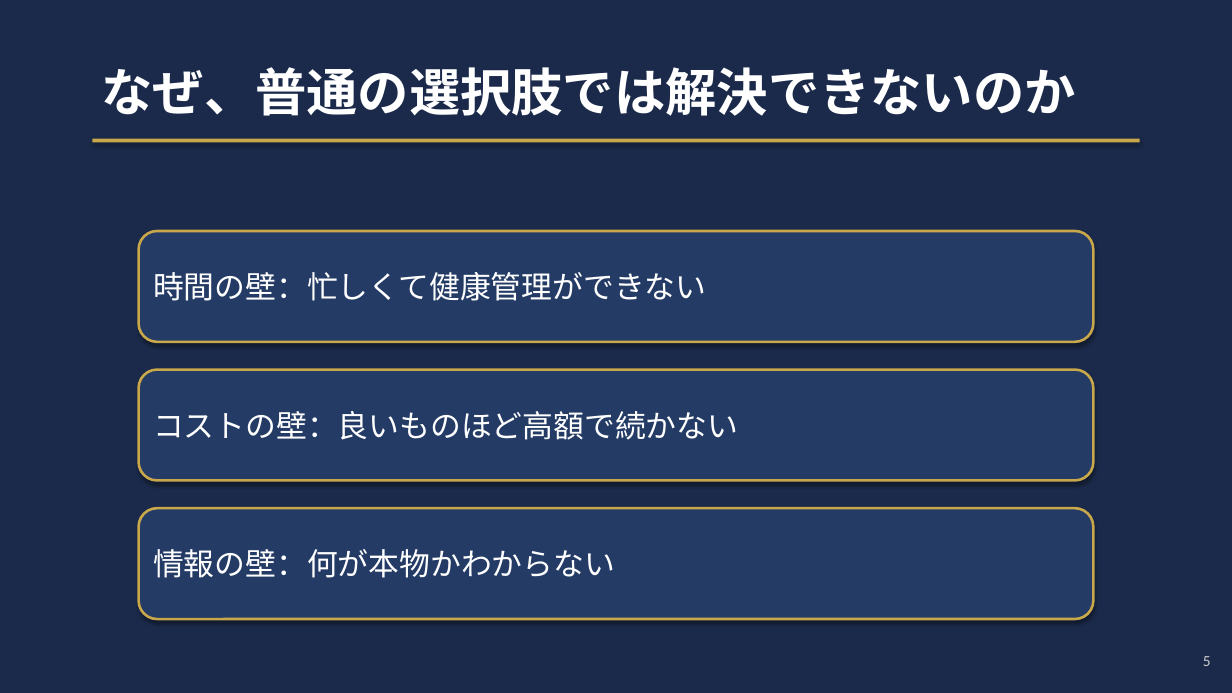
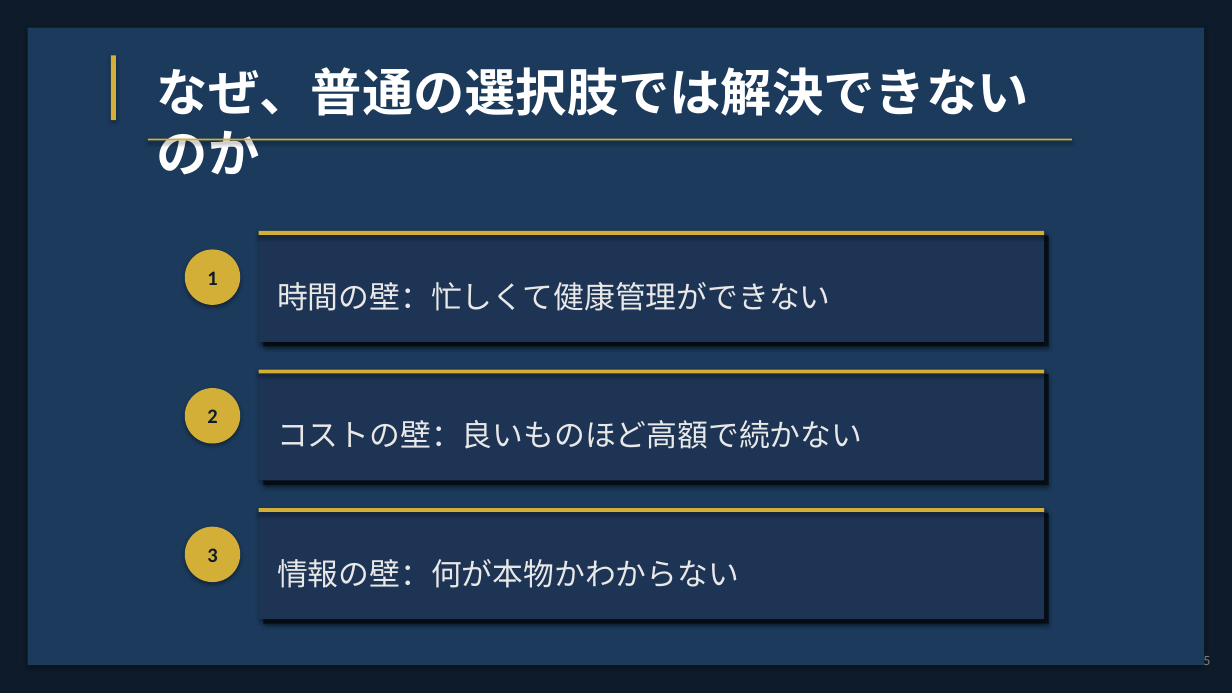
Before and after one commit to office-vonds/noyuto, a slide deck: slide 5 of RIWAY_Presentation.pptx. Drawn at 1232x693 pixels with LibreOffice and Linux fonts; fonts in the diff are those of the drawing. Boxes give left, top, right and bottom in pixels: in the first picture for what was removed or moved away, otherwise in the second. Text is boxed around its words. In the diff, an @@ line names an element or a change of style, - is before the commit and + after.

```diff
--- a/RIWAY_Presentation.pptx
+++ b/RIWAY_Presentation.pptx
@@ rectangle at (0, 0, 1232, 693): fill #1B2A4A to #0D1B2A @@
@@ rectangle added at (28, 28, 1204, 665), fill #1B3A5C @@
@@ rectangle added at (111, 55, 116, 120), fill #D4AF37 @@
@@ text "なぜ、普通の選択肢では解決できないのか" rewrapped from (101, 67, 1075, 116) to (157, 67, 1029, 175) @@
@@ rectangle: place and size @@
-rectangle at (92, 139, 1140, 142)
+rectangle at (148, 139, 1072, 140)
@@ rectangle at (148, 139, 1072, 140): fill #C9A84C to #D4AF37 @@
@@ rectangle "時間の壁：忙しくて健康管理ができない": place and size @@
-rectangle "時間の壁：忙しくて健康管理ができない" at (139, 231, 1093, 342)
+rectangle "時間の壁：忙しくて健康管理ができない" at (259, 231, 1044, 342)
@@ rectangle added at (259, 231, 1044, 235), fill #D4AF37 @@
@@ rectangle added at (263, 236, 1049, 347), fill #08101A @@
@@ ellipse added at (185, 250, 240, 305), fill #D4AF37, 16 pt, text #0D1B2A, bold @@
+1
@@ ellipse added at (185, 388, 240, 444), fill #D4AF37, 16 pt, text #0D1B2A, bold @@
+2
@@ rectangle "コストの壁：良いものほど高額で続かない": place and size @@
-rectangle "コストの壁：良いものほど高額で続かない" at (139, 370, 1093, 481)
+rectangle "コストの壁：良いものほど高額で続かない" at (259, 370, 1044, 481)
@@ rectangle added at (259, 370, 1044, 373), fill #D4AF37 @@
@@ rectangle added at (263, 374, 1049, 485), fill #08101A @@
@@ text colour #FFFFFF to #E8E8E8; less space between paragraphs; rounded rectangle to rectangle; fill #243B65 to #1E3454; outline #C9A84C 2 pt to none in 3 elements at (259, 231, 1044, 342), (259, 370, 1044, 481), (259, 508, 1044, 619) @@
@@ rectangle "情報の壁：何が本物かわからない": place and size @@
-rectangle "情報の壁：何が本物かわからない" at (139, 508, 1093, 619)
+rectangle "情報の壁：何が本物かわからない" at (259, 508, 1044, 619)
@@ rectangle added at (259, 508, 1044, 512), fill #D4AF37 @@
@@ ellipse added at (185, 527, 240, 582), fill #D4AF37, 16 pt, text #0D1B2A, bold @@
+3
@@ rectangle added at (263, 513, 1049, 624), fill #08101A @@
@@ text "5" at (1203, 653, 1210, 665): size 12 to 11 pt, text colour #CCCCCC to #808080 @@
```
Also in this commit, not shown: 19 other slides changed, 2 other files.
